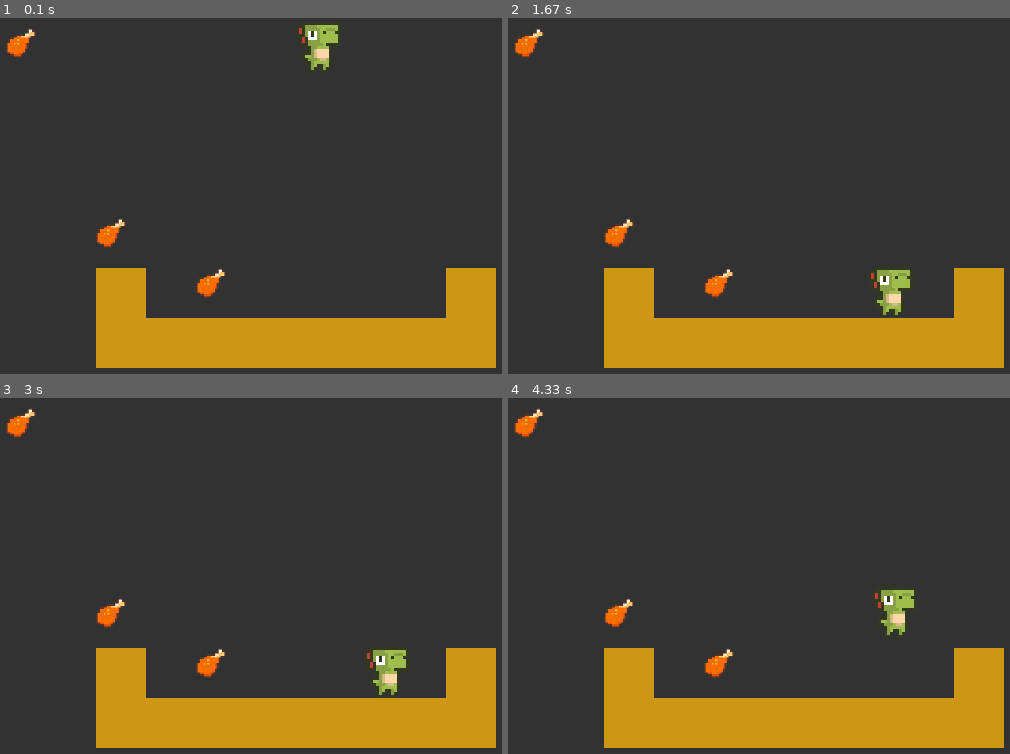
Above: before the commit, frames 1-4 (two rows, left to right).
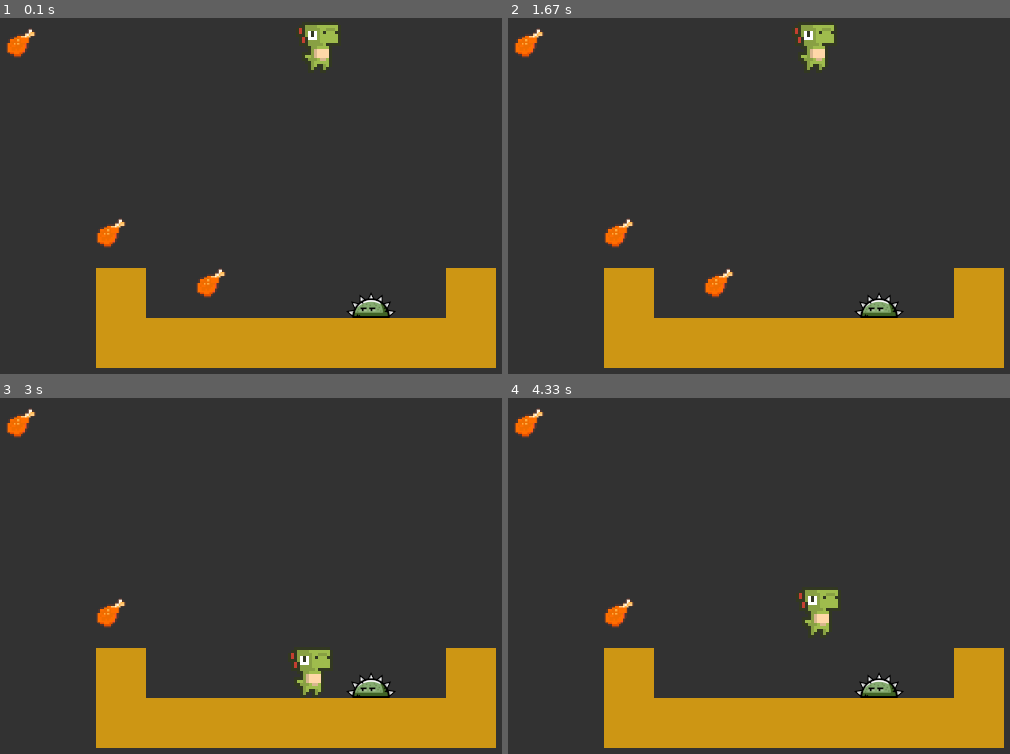
Above: after the commit, the same moments.

Repository: janebro/pygame-platformer
Game: pygame game, started from platformer.py
Same seed, same stepped clock (60 frames per second), same inputs: the game is played once before the commit and once after it.
Inputs:
- Up to frame 1 (0.1 s): no input
- Up to frame 2 (1.67 s): hold Right 0.33-0.8 s; hold Right 0.83-1.3 s; hold Left from 1.33 s (still down)
- Up to frame 3 (3 s): release Left at 1.87 s; hold Left 1.9-2.3 s; hold Right 2.33-2.97 s
- Up to frame 4 (4.33 s): tap Space at 3, 3.4, 3.7, 3.9, 4.2 s; hold Left 3.33-3.8 s; hold Right 3.83-4.3 s

The runs differ from the first frame. In frame 1, 0.4% of the frame differs, in the area x 69-79%, y 77-85%; in frame 2, 1.4%; in frame 3, 1.8%; in frame 4, 1.8%, in the area x 39-81%, y 53-85%.

Commit message:
Enemies and hit logic

Diff:
--- a/platformer.py
+++ b/platformer.py
@@ -4,6 +4,9 @@
 
 # Chicken leg png from:
 # https://www.pngfind.com/download/xJoooi_chicken-leg-xbox-a-button-pixel-hd-png/
+
+# Spike monster by bevouliin.com
+# https://opengameart.org/content/bevouliin-free-ingame-items-spike-monsters
 
 import pygame
 
@@ -46,6 +49,14 @@
 
 score = 0
 
+# enemies
+enemy_image = pygame.image.load('assets/enemies/spike_monster.png')
+enemies = [
+  pygame.Rect(350, 274, 50, 26)
+]
+
+lives = 3
+
 # ---
 # BGM
 # ---
@@ -55,9 +66,9 @@
 # Loading the song
 pygame.mixer.music.load('assets/bgm/quest.mp3')
 # Setting the volume
-pygame.mixer.music.set_volume(0.1)
+pygame.mixer.music.set_volume(0.2)
 # Start playing the song looping forever
-pygame.mixer.music.play(-1)
+#pygame.mixer.music.play(-1)
 
 running = True
 
@@ -88,7 +99,7 @@
     player_speed = -5
     # jump sound
     jump_sfx = pygame.mixer.Sound('assets/sfx/jump.wav')
-    jump_sfx.set_volume(0.3)
+    jump_sfx.set_volume(0.4)
     jump_sfx.play()
 
   # ------
@@ -138,11 +149,23 @@
   for c in collectables:
     if c.colliderect(player_rect):
       pick_sfx = pygame.mixer.Sound('assets/sfx/collect.wav')
-      pick_sfx.set_volume(0.4)
+      pick_sfx.set_volume(0.5)
       pick_sfx.play()
       collectables.remove(c)
       score += 1
 
+  # see if any enemy hit
+  for e in enemies:
+    if e.colliderect(player_rect):
+      pick_sfx = pygame.mixer.Sound('assets/sfx/hurt.wav')
+      pick_sfx.set_volume(0.1)
+      pick_sfx.play()
+      lives -= 1
+      # reset player position
+      player_x = 300
+      player_y = 0
+      player_speed = 0
+
   # -----
   # DRAW
   #------
@@ -156,7 +179,11 @@
 
   # collectables
   for c in collectables:
-    screen.blit(chicken_leg, (c[0], c[1]))
+    screen.blit(chicken_leg, (c.x, c.y))
+
+  # enemies
+  for e in enemies:
+    screen.blit(enemy_image, (e.x, e.y))
 
   # player
   screen.blit(player_image, (player_x, player_y))
Binary file added: assets/enemies/spike_boss.png
Binary file added: assets/enemies/spike_monster.png
Not shown, added: assets/sfx/hurt.wav
